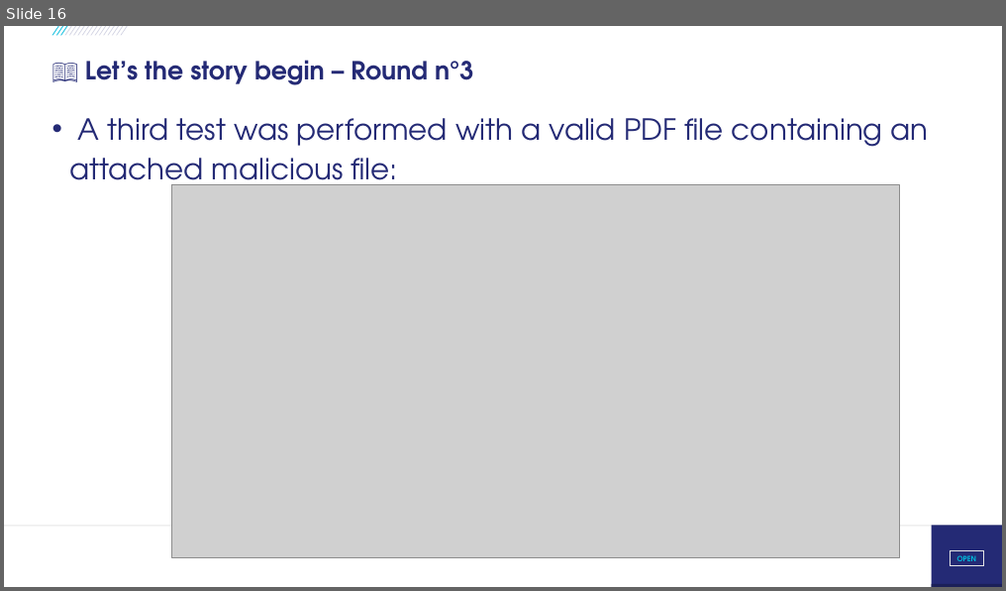
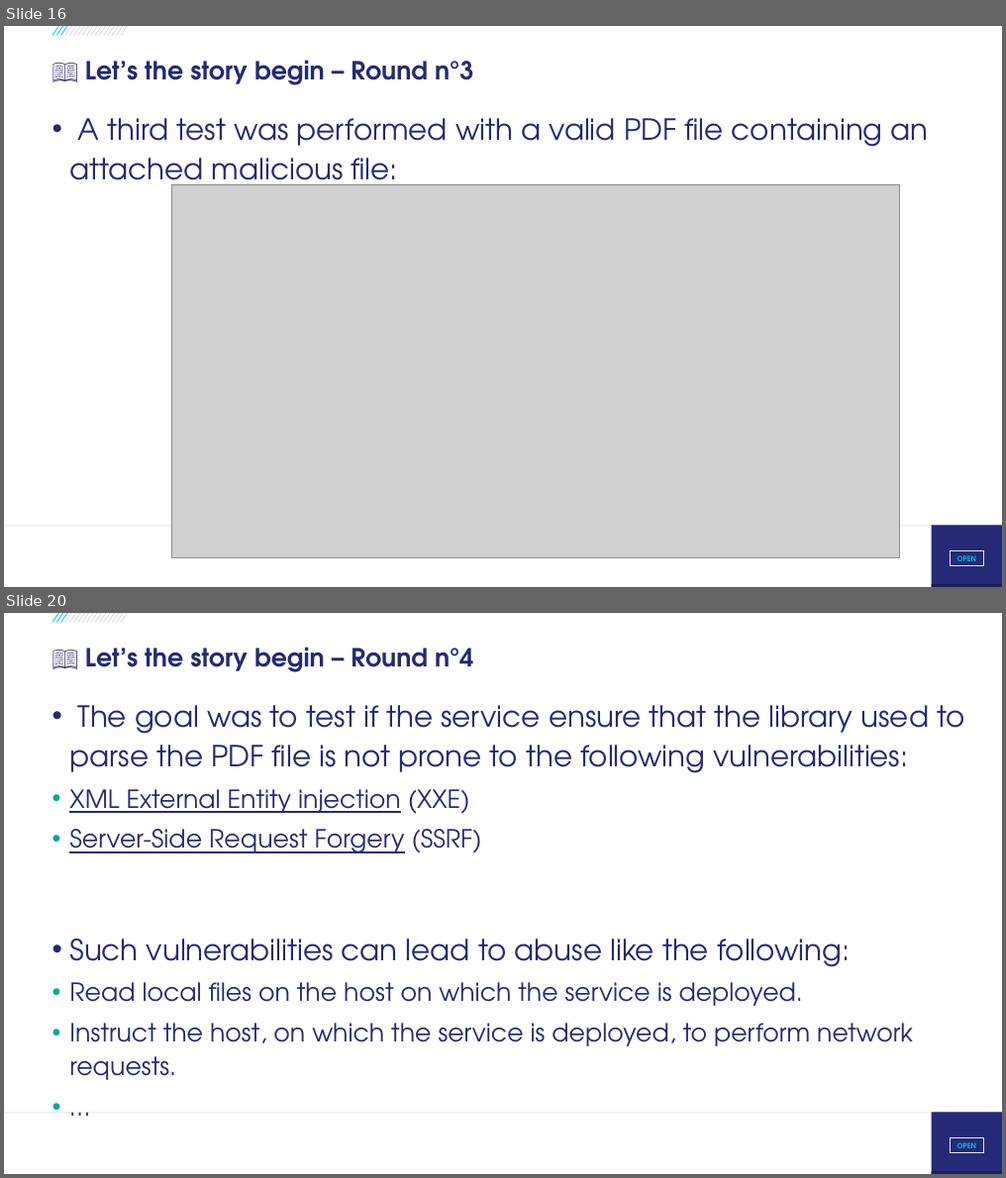
Before and after one commit to righettod/voxxeddays-lux-2026, a slide deck: presentation.pptx. Shown one above the other, each under a label of ours: slide 16 before the commit, slides 16 and 20 after it; the slides between them are not shown. The pictures are 1006x591 and 1006x1178 pixels, drawn with LibreOffice and Linux fonts; fonts in the diff are those of the drawing; grey boxes stand for pictures; background and template pictures are left out. Boxes give left, top, right and bottom in pixels: in the first picture for what was removed or moved away, otherwise in the second. Text is boxed around its words. In the diff, an @@ line names an element or a change of style, - is before the commit and + after.

```diff
--- a/presentation.pptx
+++ b/presentation.pptx
@@ slide 20 added at <box>4,613,1002,1174</box>, background #FFFFFF; not listed: 21 template elements that a slide beside it also shows @@
@@ title added at <box>85,647,473,672</box>, 24 pt, text #242A75, bold @@
+📖 Let’s the story begin – Round n°4
@@ text added at <box>69,705,964,1080</box>, 24 pt, text #242A75 @@
+• The goal was to test if the service ensure that the library used to parse the PDF file is not prone to the following vulnerabilities:
+  • XML External Entity injection (XXE)
+  • Server-Side Request Forgery (SSRF)
+• Such vulnerabilities can lead to abuse like the following:
+  • Read local files on the host on which the service is deployed.
+  • Instruct the host, on which the service is deployed, to perform network requests.
+  • …
```
Also in this commit, not shown: 4 slides changed, 7 other slides added, 3 other files.
